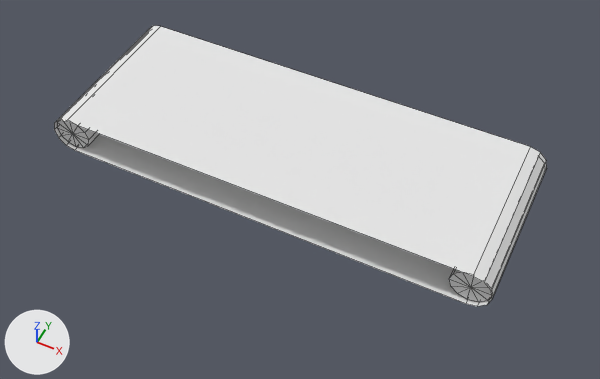
A saved change to the OBJ model Assets/Models/Nastro_trasportatore.obj.
Before and after are seen from a 50 mm camera at (-3.0, -10.94, 3.46) aimed at (-4.46, -8.01, -0.2). Every picture has the same lights, and +X, +Y and +Z are marked at lower left. Mesh edges are drawn as thin lines. Where no turn or scale is listed for an object, it has been applied to the vertices.

The older version as bpy lines, for what is in view:
```python
me_nastro_trasportatore = bpy.data.meshes.new('Nastro_trasportatore')
me_nastro_trasportatore.from_pydata(...)  # 80 vertices, 86 faces; spans x -5.9..-3.19, y -8.4..-7.4, z -0.12..0.12
me_nastro_trasportatore.materials.append(mat_initialshadinggroup)  # white #e7e7e7
ob_nastro_trasportatore = bpy.data.objects.new('Nastro_trasportatore', me_nastro_trasportatore)
ob_nastro_trasportatore.location = (0.0, 0.0, 0.0)
```
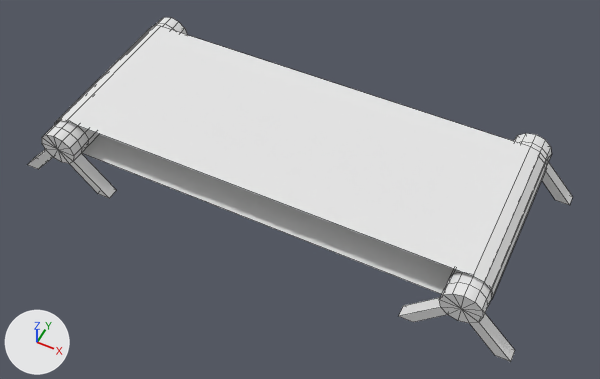
What differs and where, as boxes (x1, y1, x2, y2) in the pictures (600 x 379 px):
'Nastro_trasportatore', reshaped (11% wider, 23% taller)
    before: (54, 26, 547, 306)
    after: (28, 17, 573, 362)
part 1 of me_nastro_trasportatore, built on
    before: (57, 120, 492, 302)
    after: (28, 17, 573, 362)

The change in detail:
me_nastro_trasportatore is used by ob_nastro_trasportatore; location (0.0, 0.0, 0.0).
me_nastro_trasportatore had 80 vertices, 86 faces and spanned x -5.9..-3.19, y -8.4..-7.4, z -0.12..0.12.
me_nastro_trasportatore now has 208 vertices, 214 faces and spans x -6.08..-3.01, y -8.52..-7.27, z -0.28..0.12.
Part 1, on me_nastro_trasportatore:
4 vertices are removed from x -5.78..-3.31, y -8.38..-7.42, z 0.0.
48 faces are deleted.
36 vertices are added at x -6.08..-3.01, y -8.52..-7.27, z -0.28..0.0.
24 new vertices lie (0.0, 0.07, 0.0) away from vertices in x -5.89..-3.2, y -7.42, z -0.11..0.11.
24 new vertices lie (0.0, 0.08, 0.0) away from vertices in x -5.89..-3.2, y -7.35, z -0.11..0.11.
24 new vertices lie (0.0, -0.07, 0.0) away from vertices in x -5.89..-3.2, y -8.38, z -0.11..0.11.
24 new vertices lie (0.0, -0.07, 0.0) away from vertices in x -5.89..-3.2, y -8.45, z -0.11..0.11.
176 new faces join them.
